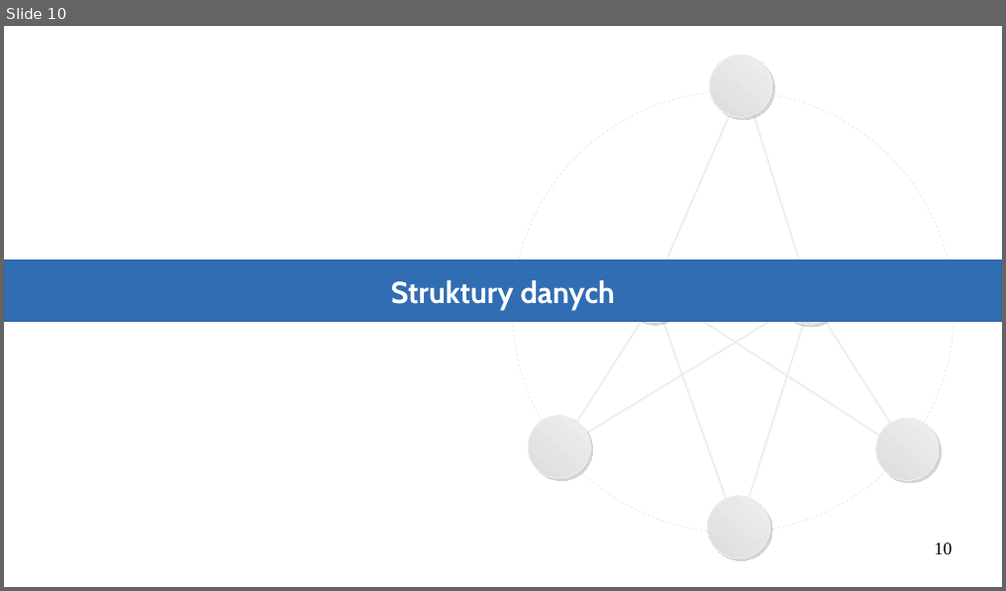
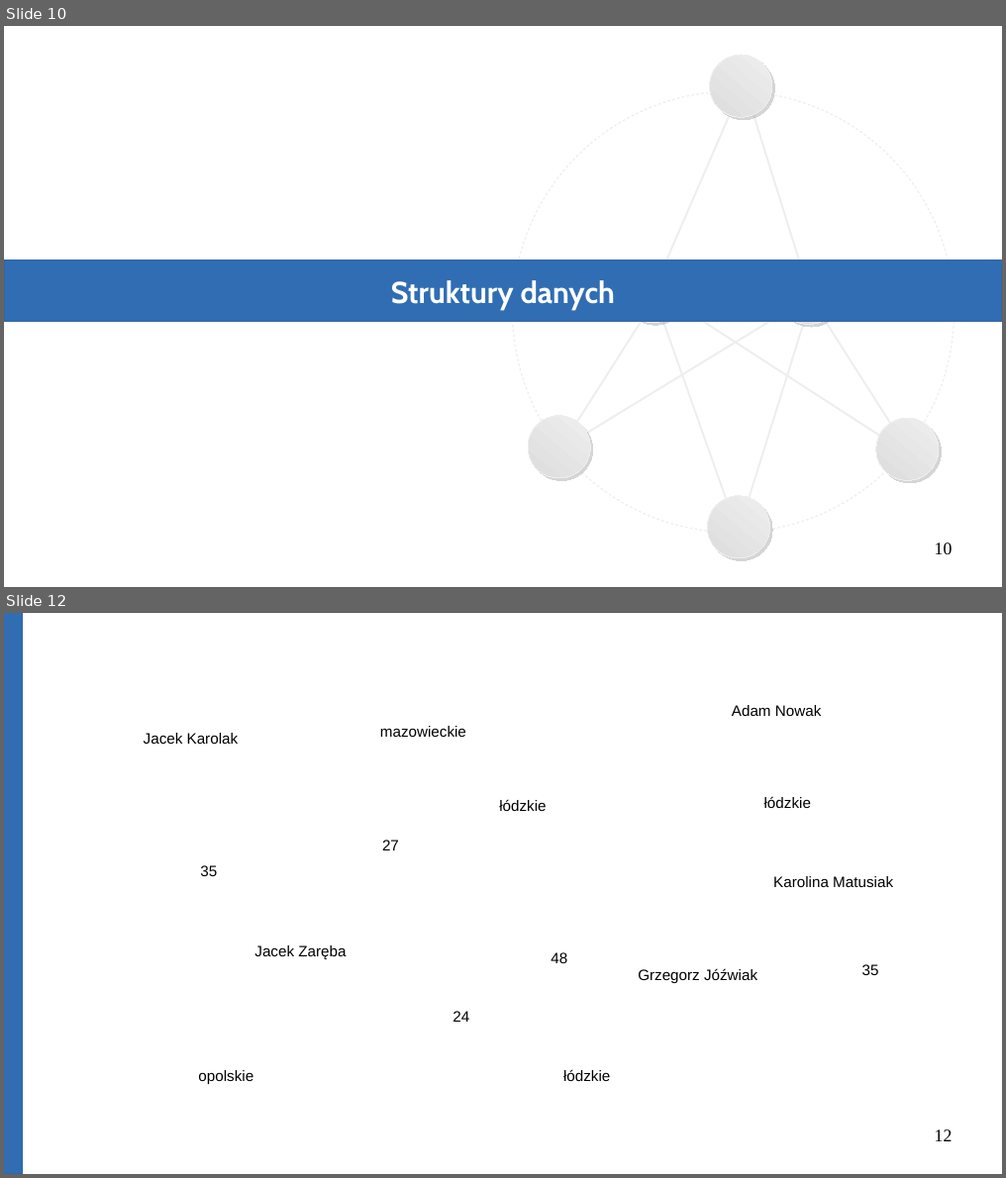
Before and after one commit to Michael-Wisniewski/algorithmic-workshop, a slide deck: Data_Structures.odp. Shown one above the other, each under a label of ours: slide 10 before the commit, slides 10 and 12 after it; the slides between them are not shown. The pictures are 1006x591 and 1006x1178 pixels, drawn with LibreOffice and Linux fonts; fonts in the diff are those of the drawing. Boxes give left, top, right and bottom in pixels: in the first picture for what was removed or moved away, otherwise in the second. Text is boxed around its words. In the diff, an @@ line names an element or a change of style, - is before the commit and + after.

```diff
--- a/Data_Structures.odp
+++ b/Data_Structures.odp
@@ slide 12 added at [4, 613, 1002, 1174], background #FFFFFF @@
@@ rectangle added at [4, 613, 22, 1174], fill #306DB3, outline #3465A4 0 pt @@
@@ text added at [380, 726, 466, 737], 12 pt, text #000000 @@
+mazowieckie
@@ text added at [732, 705, 822, 716], 12 pt, text #000000 @@
+Adam Nowak
@@ text added at [144, 733, 239, 744], 12 pt, text #000000 @@
+Jacek Karolak
@@ text added at [499, 799, 546, 811], 12 pt, text #000000 @@
+łódzkie
@@ text added at [764, 796, 811, 808], 12 pt, text #000000 @@
+łódzkie
@@ text added at [382, 840, 399, 851], 12 pt, text #000000 @@
+27
@@ text added at [200, 865, 217, 876], 12 pt, text #000000 @@
+35
@@ text added at [773, 876, 893, 887], 12 pt, text #000000 @@
+Karolina Matusiak
@@ text added at [254, 946, 346, 959], 12 pt, text #000000 @@
+Jacek Zaręba
@@ text added at [550, 953, 567, 963], 12 pt, text #000000 @@
+48
@@ text added at [638, 968, 757, 983], 12 pt, text #000000 @@
+Grzegorz Jóźwiak
@@ text added at [862, 964, 879, 975], 12 pt, text #000000 @@
+35
@@ text added at [452, 1011, 469, 1022], 12 pt, text #000000 @@
+24
@@ text added at [198, 1070, 253, 1084], 12 pt, text #000000 @@
+opolskie
@@ text added at [563, 1069, 610, 1081], 12 pt, text #000000 @@
+łódzkie
@@ page number added at [935, 1130, 952, 1142], 14 pt, text #000000 @@
+12
```
Also in this commit, not shown: 2 slides changed, 9 other slides added, 2 other files.
